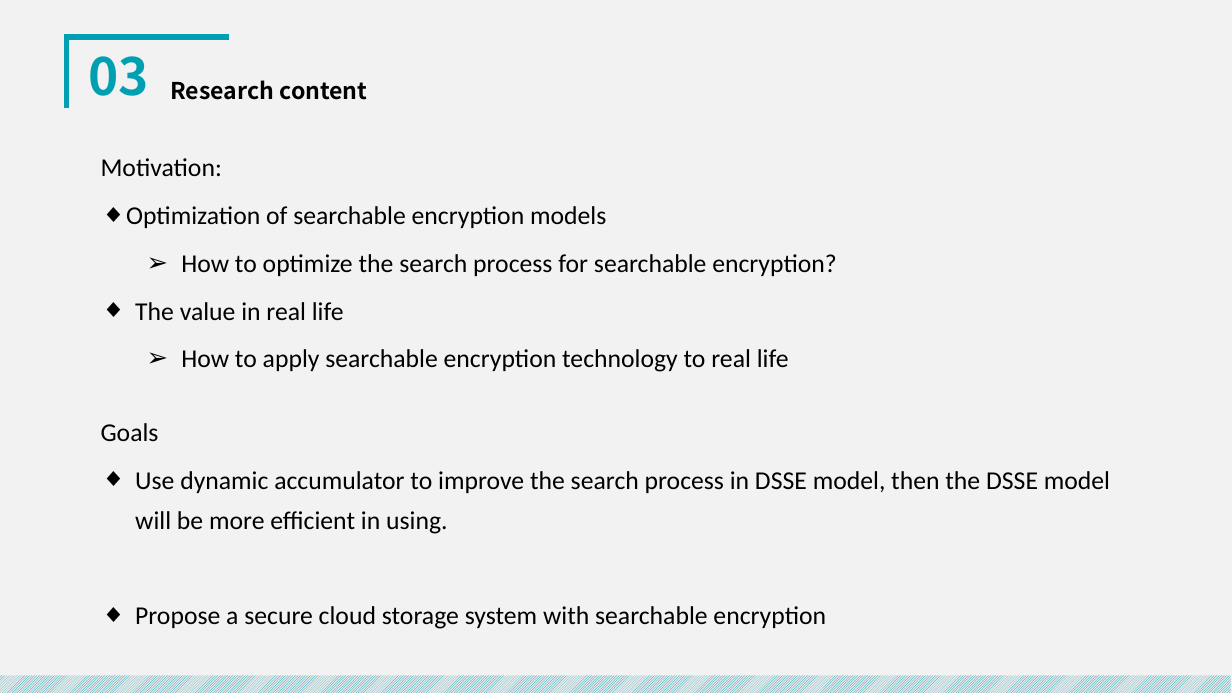
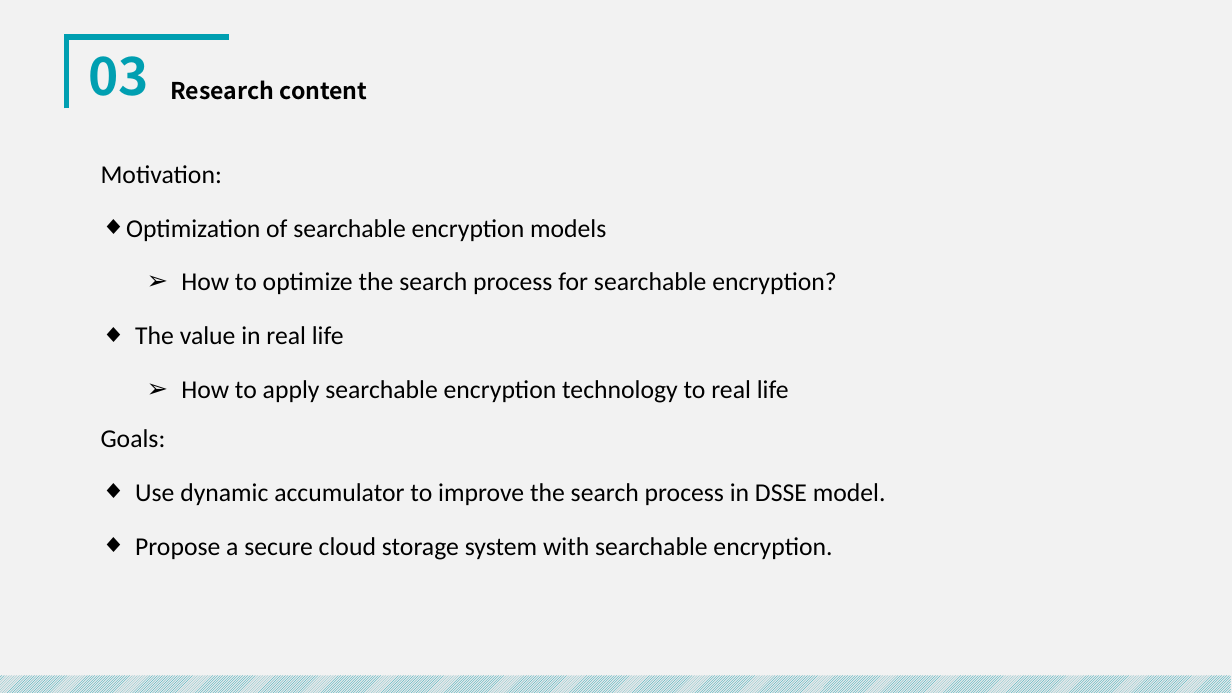
Before and after one commit to royalvald/MediumTest, a slide deck: slide 16 of 开题/中期答辩.pptx. Drawn at 1232x693 pixels with LibreOffice and Linux fonts; fonts in the diff are those of the drawing. Boxes give left, top, right and bottom in pixels: in the first picture for what was removed or moved away, otherwise in the second. Text is boxed around its words. In the diff, an @@ line names an element or a change of style, - is before the commit and + after.

```diff
--- a/开题/中期答辩.pptx
+++ b/开题/中期答辩.pptx
@@ text "Motivation:" at [101, 165, 836, 403]: line spacing 1.3 to 1.5 @@
@@ text at [101, 429, 886, 560]: text changed @@
-Goals
-◆ Use dynamic accumulator to improve the search process in DSSE model, then the DSSE model will be more efficient in using.
-◆ Propose a secure cloud storage system with searchable encryption
+Goals:
+◆ Use dynamic accumulator to improve the search process in DSSE model.
+◆ Propose a secure cloud storage system with searchable encryption.
```
Also in this commit, not shown: 12 other slides changed, 13 slides added, 17 slides removed, 2 other files.
